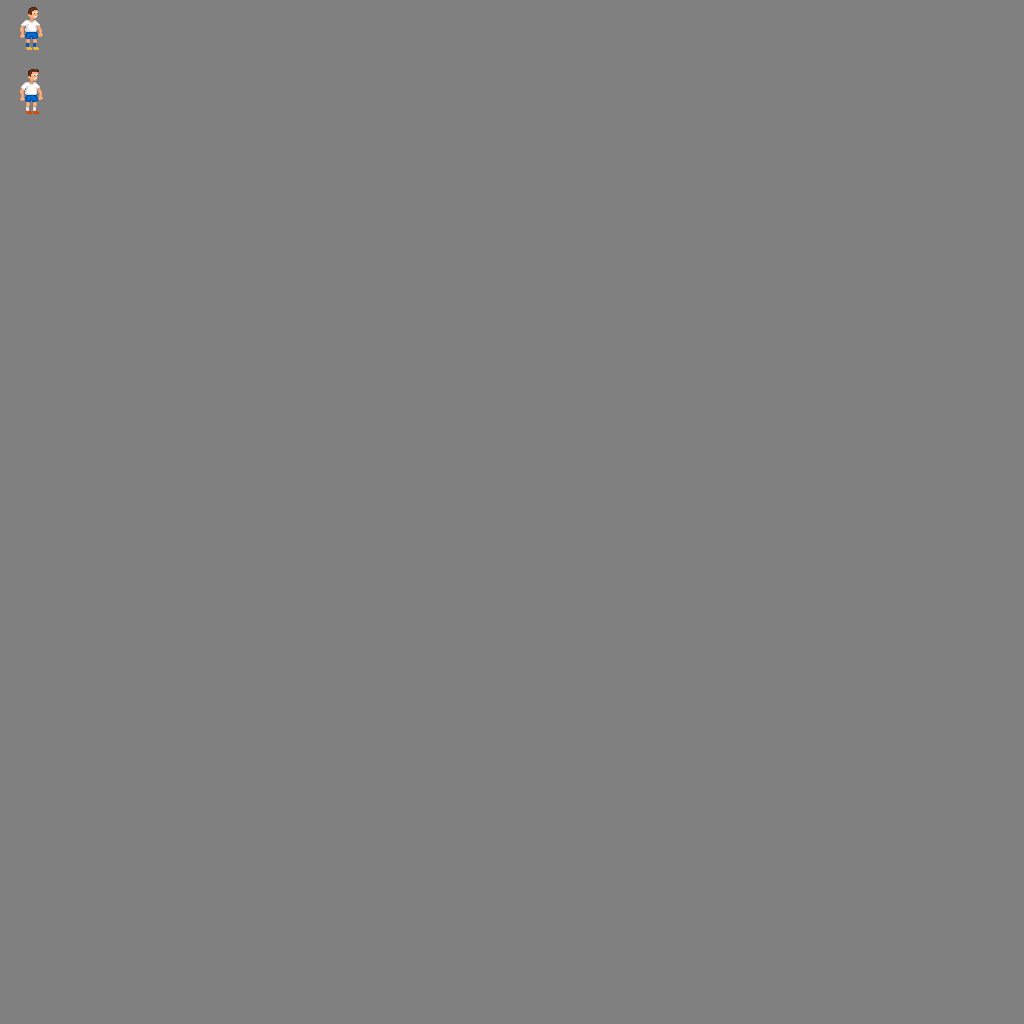
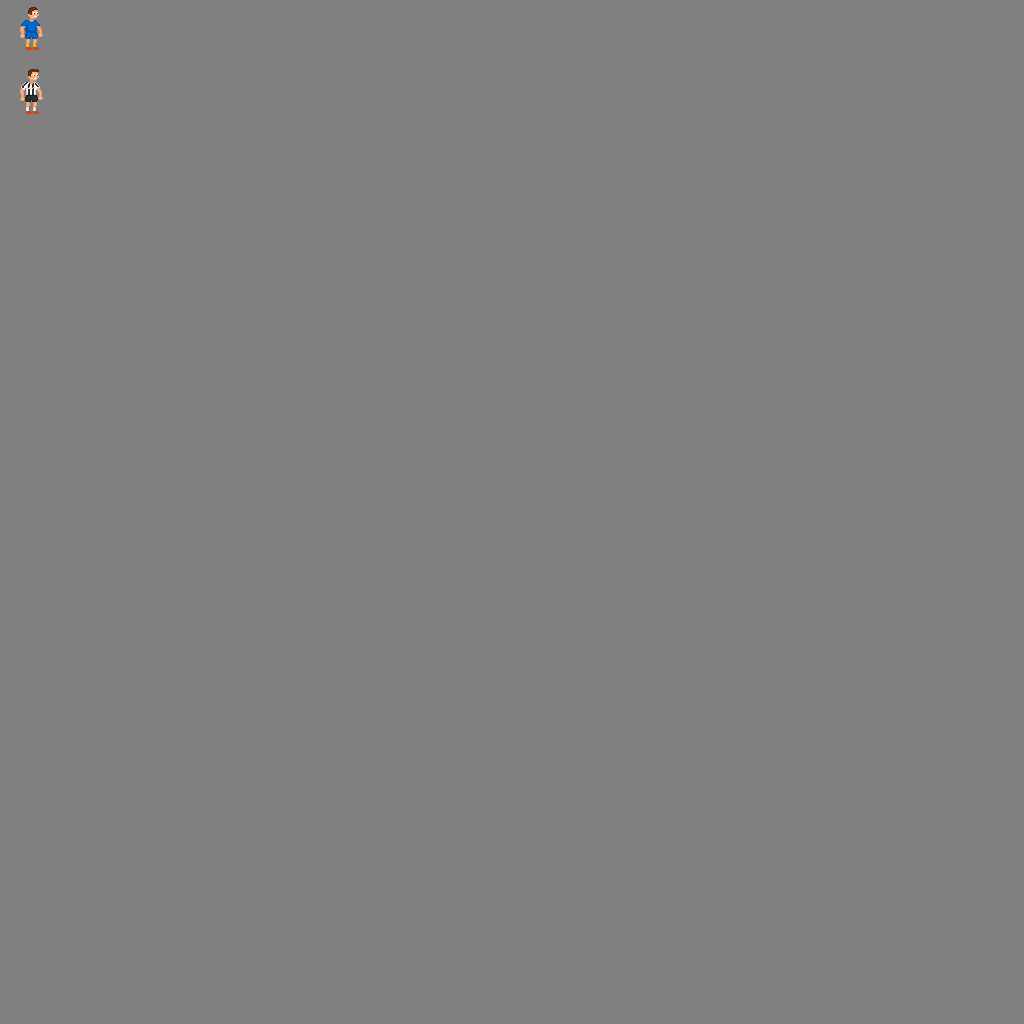
Comparing the layer stacks of the two 1024 × 1024 images. Changes:
painted on "Pablo" over [21,14,40,50]
painted on "Roméo" over [22,76,39,102]
